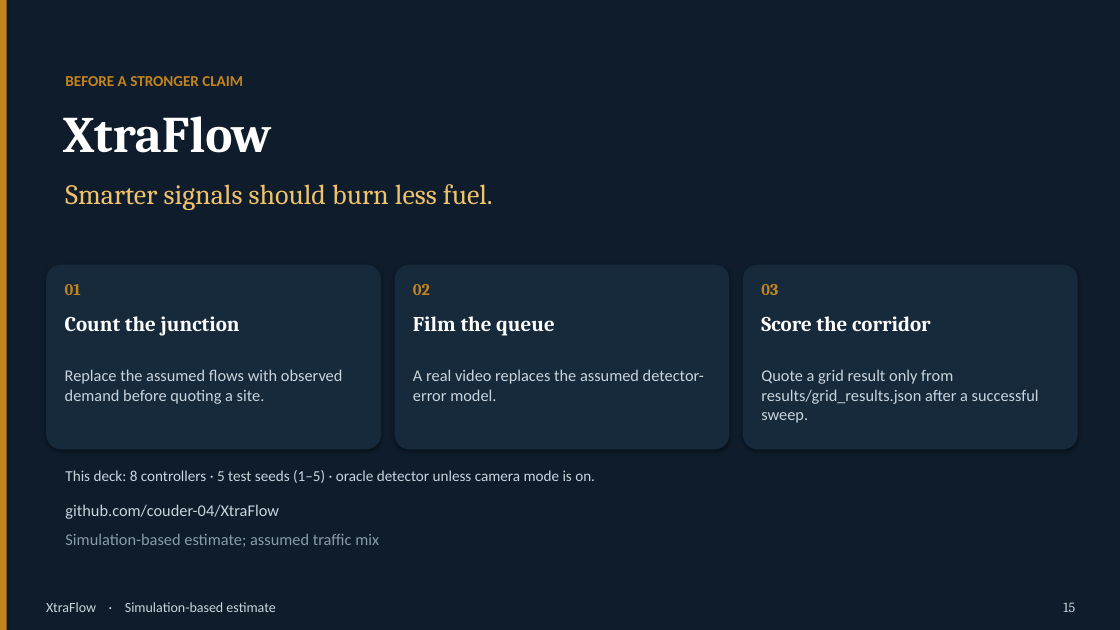
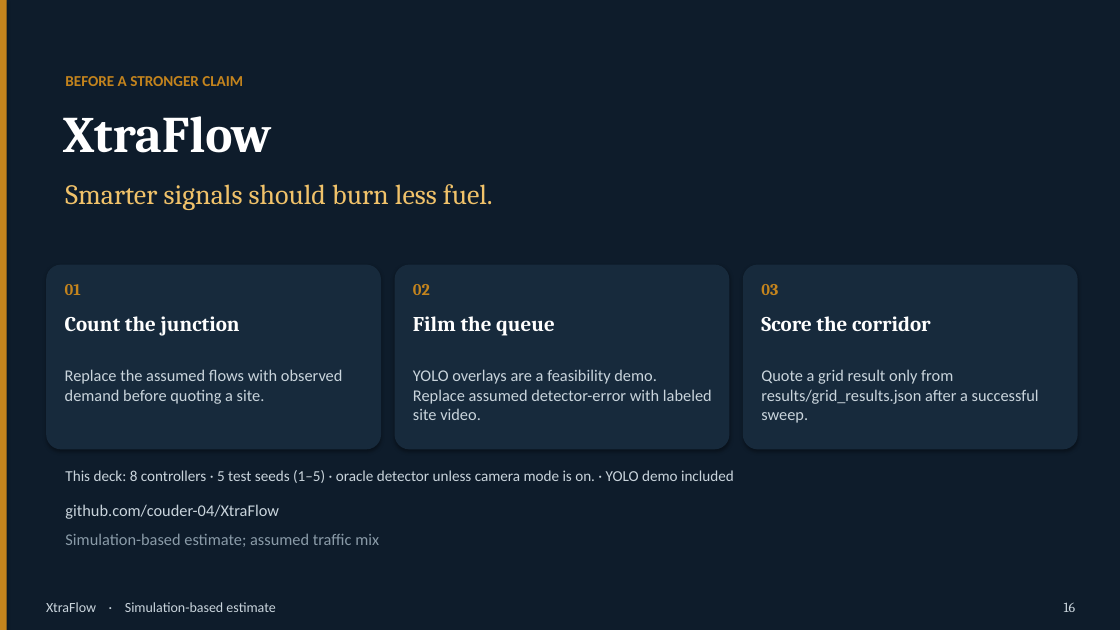
Before and after one commit to couder-04/XtraFlow, a slide deck: slide 16 of results/deck.pptx (slide 15 before the commit). Drawn at 1120x630 pixels with LibreOffice and Linux fonts; fonts in the diff are those of the drawing. Boxes give left, top, right and bottom in pixels: in the first picture for what was removed or moved away, otherwise in the second. Text is boxed around its words. In the diff, an @@ line names an element or a change of style, - is before the commit and + after.

Commit message:
Add the highway YOLO demo pipeline, dashboard, and refreshed deck.
Prefer straight-road CCTV clips for the four-camera overlay/mosaic, expose clubbed and per-camera views in Streamlit, and keep the presentation aligned with locked results.

```diff
--- a/results/deck.pptx
+++ b/results/deck.pptx
@@ text at box(413, 369, 712, 420): text changed @@
-A real video replaces the assumed detector-error model.
+YOLO overlays are a feasibility demo. Replace assumed detector-error with labeled site video.
@@ text at box(65, 470, 734, 483): text changed @@
-This deck: 8 controllers · 5 test seeds (1–5) · oracle detector unless camera mode is on.
+This deck: 8 controllers · 5 test seeds (1–5) · oracle detector unless camera mode is on. · YOLO demo included
@@ text at box(1064, 602, 1076, 612): text changed @@
-15
+16
```
Also in this commit, not shown: 5 other slides changed, 2 slides added, 1 slide removed, 31 other files.
